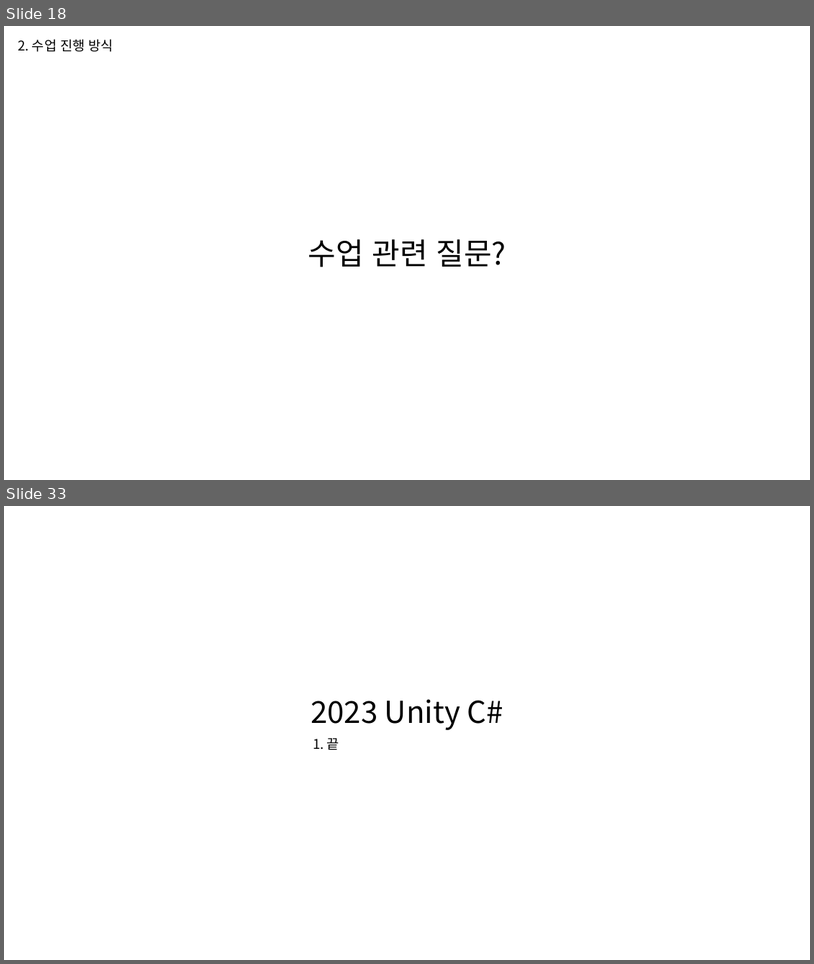
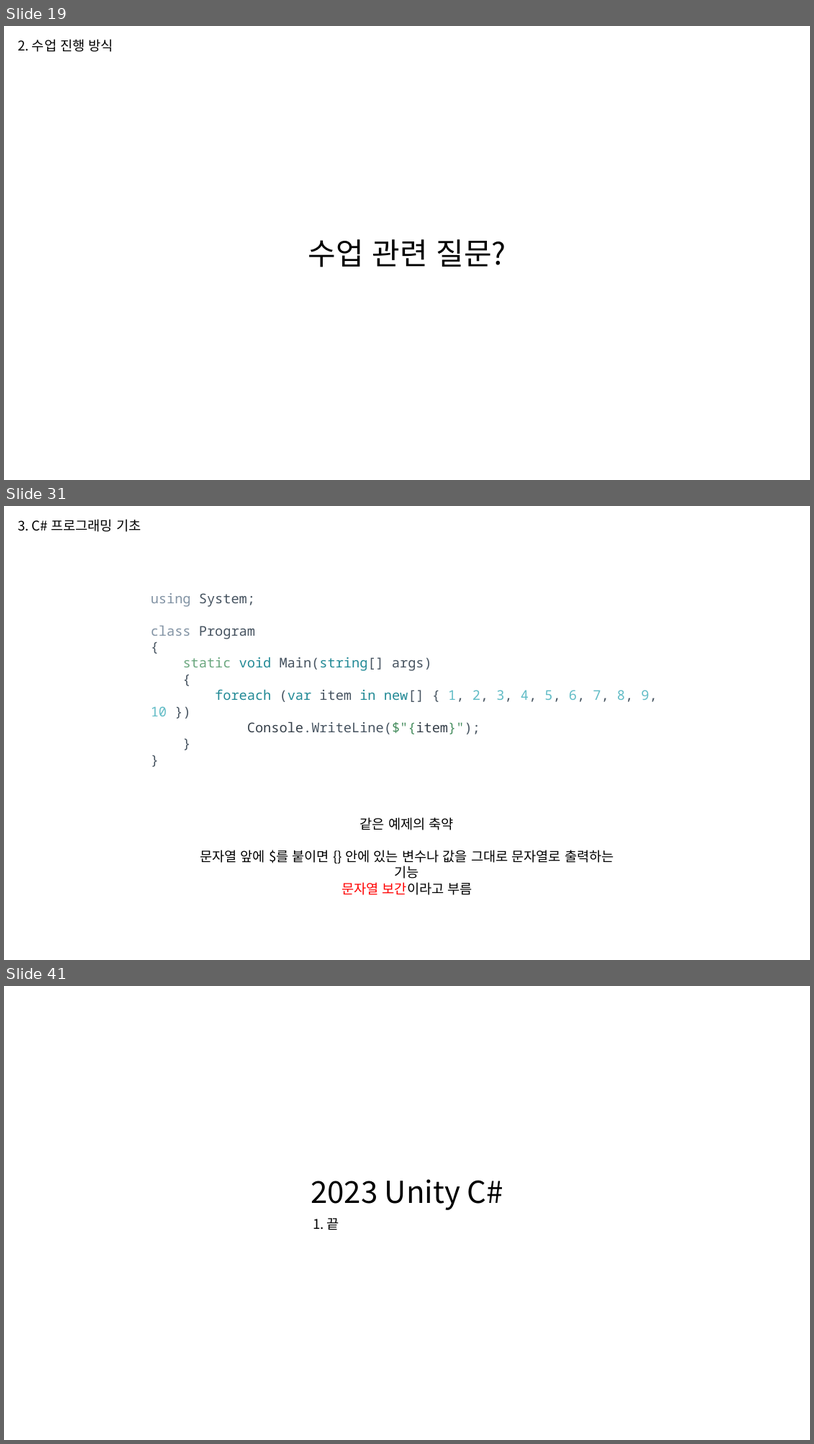
Before and after one commit to WooLyung/2023-Unity-CSharp, a slide deck: 1. C# 기초.pptx. Shown one above the other, each under a label of ours: slides 18 and 33 before the commit, slides 19, 31 and 41 after it; the slides between them are not shown. The pictures are 814x964 and 814x1444 pixels, drawn with LibreOffice and Linux fonts; fonts in the diff are those of the drawing. Boxes give left, top, right and bottom in pixels: in the first picture for what was removed or moved away, otherwise in the second. Text is boxed around its words. In the diff, an @@ line names an element or a change of style, - is before the commit and + after.

```diff
--- a/1. C# 기초.pptx
+++ b/1. C# 기초.pptx
@@ slide 31 added at (x1=4, y1=506, x2=810, y2=960), background #FFFFFF @@
@@ text added at (x1=18, y1=519, x2=141, y2=532), 16 pt, text #000000 @@
+3. C# 프로그래밍 기초
@@ text added at (x1=151, y1=593, x2=657, y2=734), 16 pt, text #465360 @@
+using System;
+class Program
+{
+static void Main(string[] args)
+{
+foreach (var item in new[] { 1, 2, 3, 4, 5, 6, 7, 8, 9, 10 })
+Console.WriteLine($"{item}");
+}
+}
@@ text added at (x1=200, y1=817, x2=615, y2=895), 16 pt, text #000000 @@
+같은 예제의 축약
+문자열 앞에 $를 붙이면 {} 안에 있는 변수나 값을 그대로 문자열로 출력하는 기능
+문자열 보간이라고 부름
@@ what was slide 18 is now slide 19 @@
@@ what was slide 33 is now slide 41 @@
```
Also in this commit, not shown: 10 slides changed, 7 other slides added.
